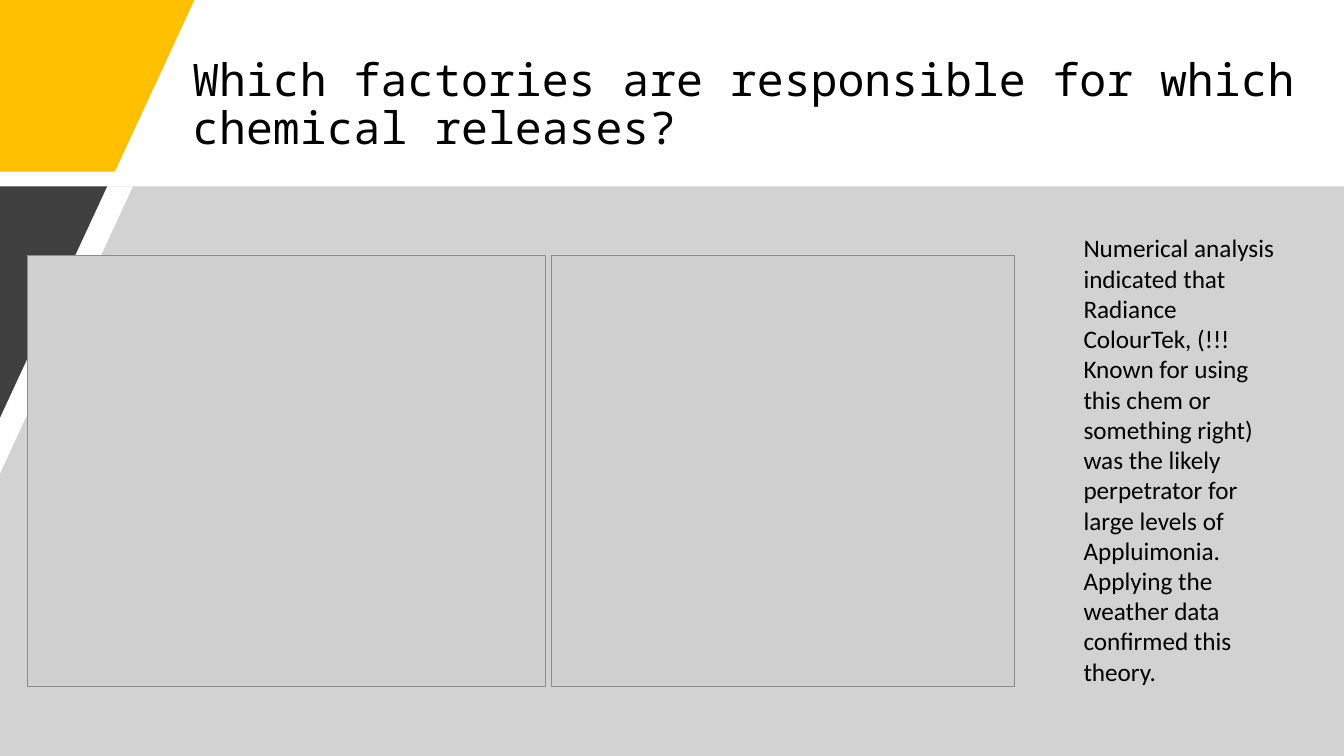
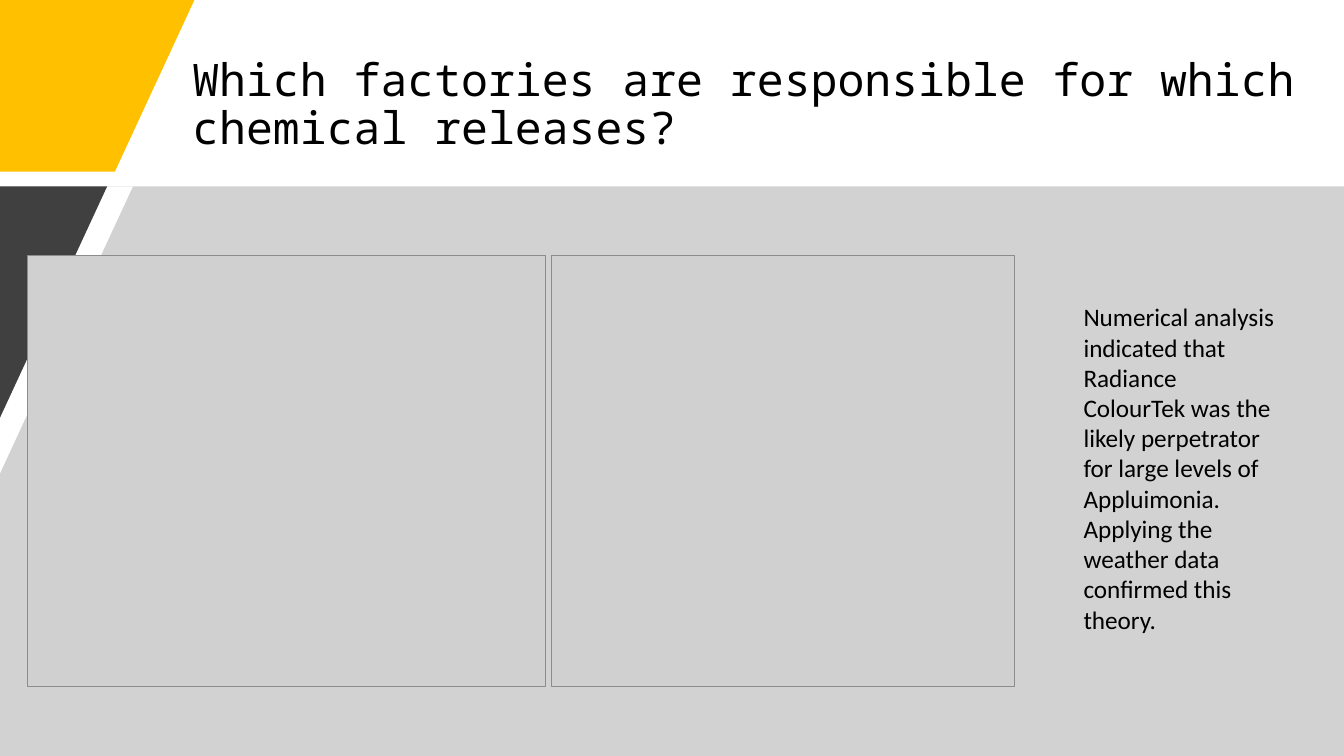
Before and after one commit to j-tice/capstone_final, a slide deck: slide 20 of Capstone Final Project Presentation.pptx (slide 19 before the commit). Drawn at 1344x756 pixels with LibreOffice and Linux fonts; fonts in the diff are those of the drawing; grey boxes stand for pictures. Boxes give left, top, right and bottom in pixels: in the first picture for what was removed or moved away, otherwise in the second. Text is boxed around its words. In the diff, an @@ line names an element or a change of style, - is before the commit and + after.

```diff
--- a/Capstone Final Project Presentation.pptx
+++ b/Capstone Final Project Presentation.pptx
@@ text at <box>1084,308,1274,633</box>: text changed @@
-Numerical analysis indicated that Radiance ColourTek, (!!! Known for using this chem or something right) was the likely perpetrator for large levels of Appluimonia. Applying the weather data confirmed this theory.
+Numerical analysis indicated that Radiance ColourTek was the likely perpetrator for large levels of Appluimonia. Applying the weather data confirmed this theory.
```
Also in this commit, not shown: 3 other slides changed, 1 slide added.
